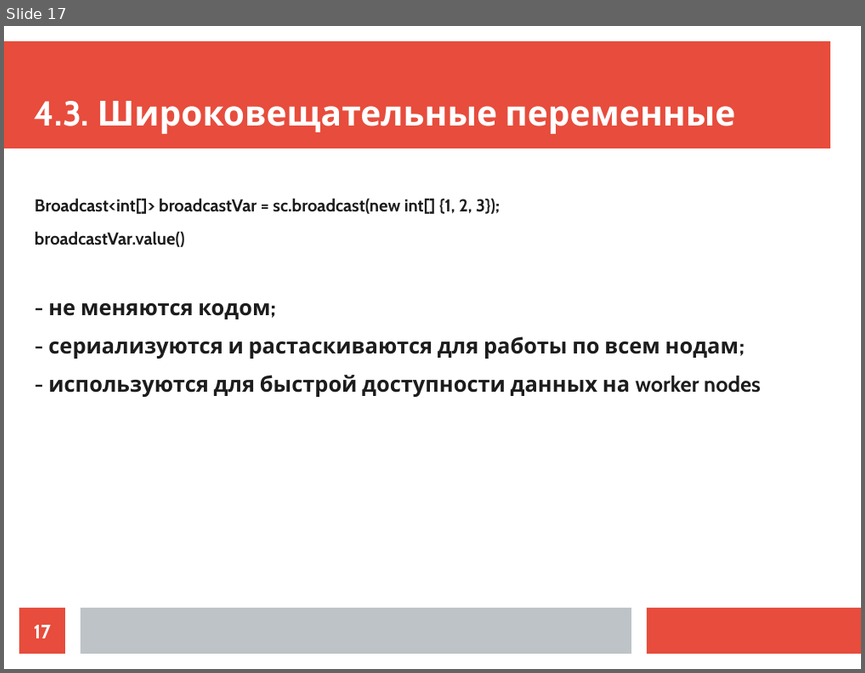
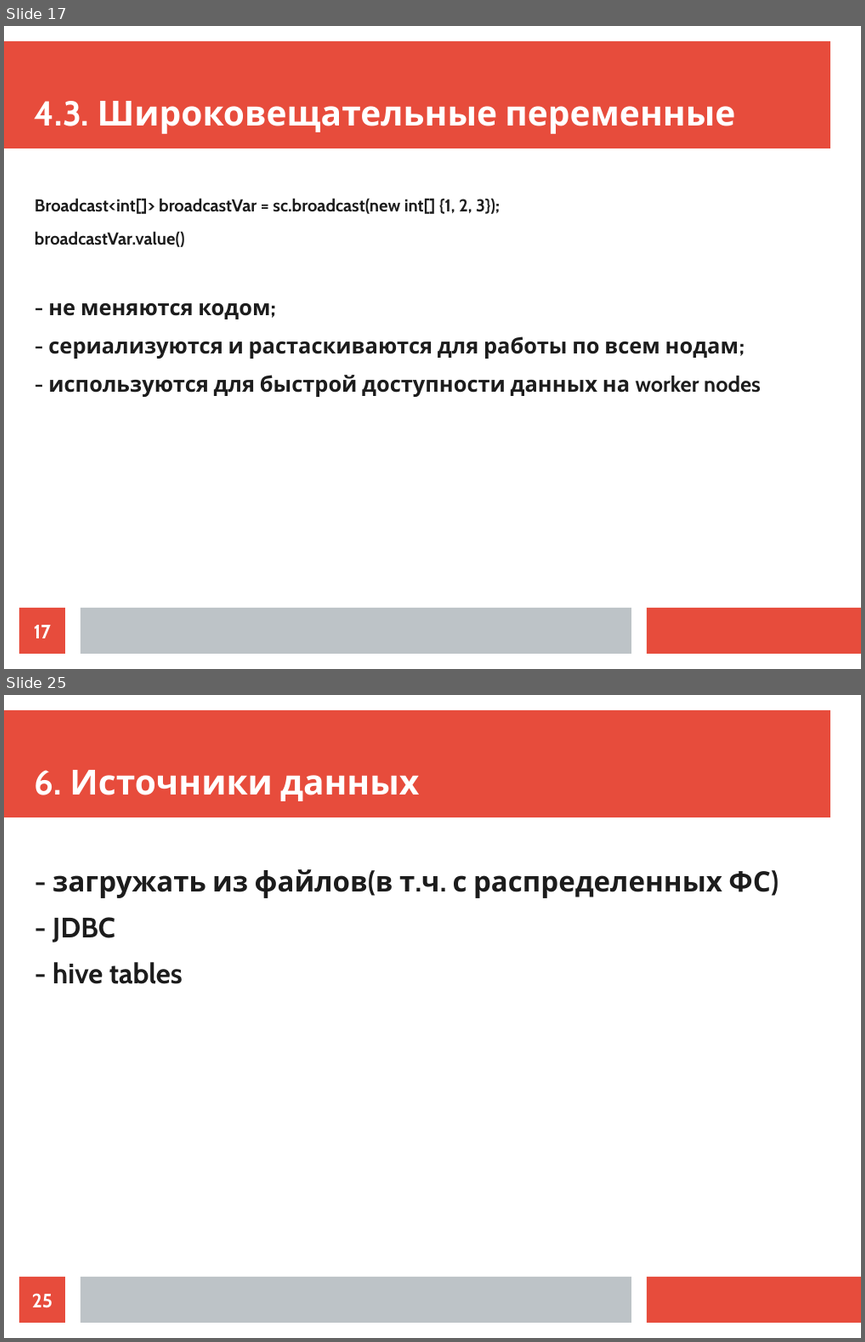
Before and after one commit to ilya1st/spark-samples, a slide deck: report_plan/report.odp. Shown one above the other, each under a label of ours: slide 17 before the commit, slides 17 and 25 after it; the slides between them are not shown. The pictures are 865x673 and 865x1342 pixels, drawn with LibreOffice and Linux fonts; fonts in the diff are those of the drawing. Boxes give left, top, right and bottom in pixels: in the first picture for what was removed or moved away, otherwise in the second. Text is boxed around its words. In the diff, an @@ line names an element or a change of style, - is before the commit and + after.

```diff
--- a/report_plan/report.odp
+++ b/report_plan/report.odp
@@ slide 25 added at box(4, 695, 861, 1338), background #FFFFFF; not listed: 3 template elements that a slide beside it also shows @@
@@ title added at box(35, 770, 419, 801), 32 pt, text #FFFFFF, bold @@
+6. Источники данных
@@ text added at box(52, 869, 770, 984), 26 pt, text #1C1C1C, bold @@
+- загружать из файлов(в т.ч. с распределенных ФС)
+- JDBC
+- hive tables
@@ page number added at box(19, 1276, 65, 1322), fill #E74C3C, 18 pt, text #FFFFFF, bold @@
+25
```
Also in this commit, not shown: 3 slides changed, 12 other slides added, 6 slides removed, 2 other files.
